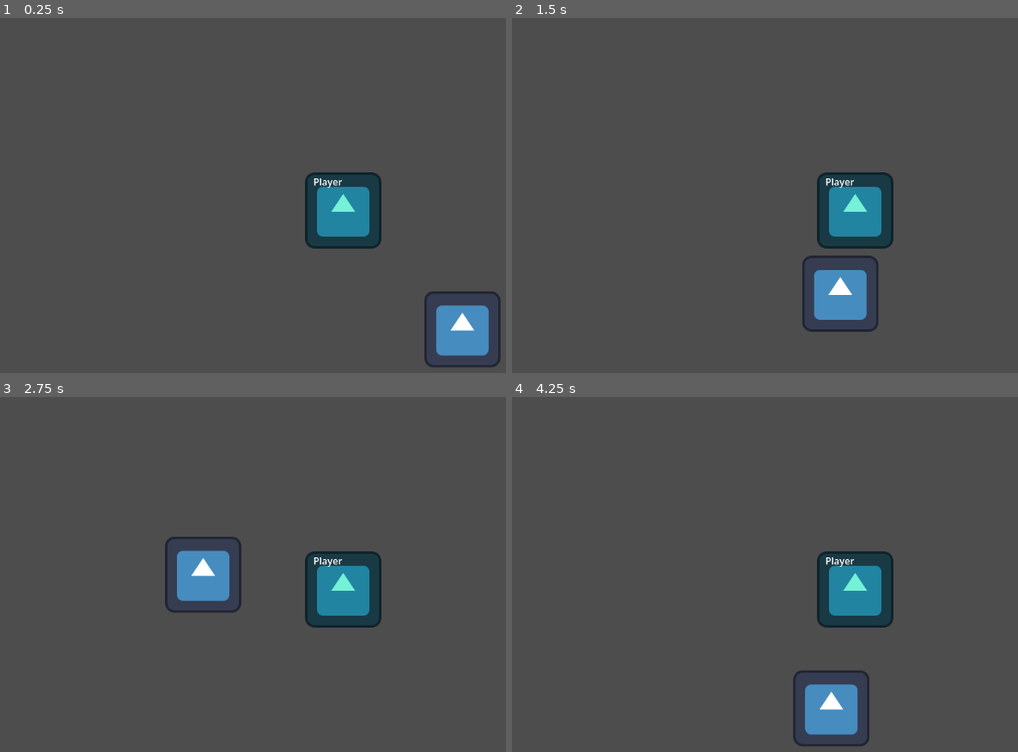
Above: before the commit, frames 1-4 (two rows, left to right).
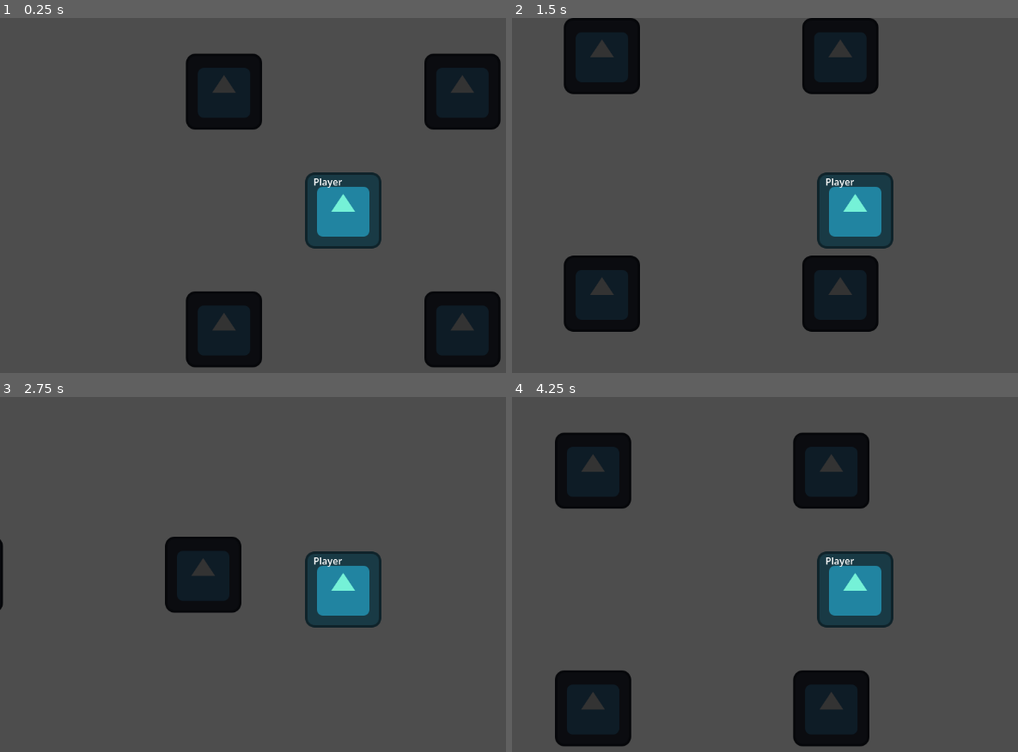
Above: after the commit, the same moments.

Repository: Tijana0/Last-One-Dancing
Game: Godot game, scene res://scenes/network_manager.tscn
Two runs of this game, one before a commit and one after it. Both use one fixed random seed, a clock stepped at 60 frames per second and the inputs below. The engine's default icon, where the game draws it, is replaced by a stand-in: a white triangle on a blue panel in a dark square.
Inputs:
- Up to frame 1 (0.25 s): no input
- Up to frame 2 (1.5 s): tap Enter at 0.5 s; hold Right (ui_right) 0.53-1.28 s; hold Down (ui_down) from 1.28 s (still down)
- Up to frame 3 (2.75 s): release Down (ui_down) at 2.03 s; hold Right (ui_right) from 2.03 s (still down)
- Up to frame 4 (4.25 s): release Right (ui_right) at 2.78 s; hold Up (ui_up) 2.78-3.53 s; hold Left (ui_left) from 3.53 s (still down)

The runs differ from the first frame. In frame 1, 13% of the frame differs, in the area x 36-99%, y 9-99%; in frame 2, 13%, in the area x 10-73%, y 0-89%; in frame 3, 3.3%; in frame 4, 13%.

Commit message:
fix: add multiple environmental reference points

Diff:
--- a/scenes/network_manager.tscn
+++ b/scenes/network_manager.tscn
@@ -7,8 +7,26 @@
 [node name="NetworkManager" type="Node2D" unique_id=868023284]
 script = ExtResource("1_cemok")
 
-[node name="ReferencePoint" type="Sprite2D" parent="."]
+[node name="Environment" type="Node2D" parent="."]
+
+[node name="Ref1" type="Sprite2D" parent="Environment"]
+modulate = Color(0.2, 0.2, 0.2, 1)
 position = Vector2(200, 200)
 texture = ExtResource("1_icon")
 
+[node name="Ref2" type="Sprite2D" parent="Environment"]
+modulate = Color(0.2, 0.2, 0.2, 1)
+position = Vector2(-200, 200)
+texture = ExtResource("1_icon")
+
+[node name="Ref3" type="Sprite2D" parent="Environment"]
+modulate = Color(0.2, 0.2, 0.2, 1)
+position = Vector2(200, -200)
+texture = ExtResource("1_icon")
+
+[node name="Ref4" type="Sprite2D" parent="Environment"]
+modulate = Color(0.2, 0.2, 0.2, 1)
+position = Vector2(-200, -200)
+texture = ExtResource("1_icon")
+
 [node name="Player" parent="." unique_id=1053508573 instance=ExtResource("2_bgv50")]
